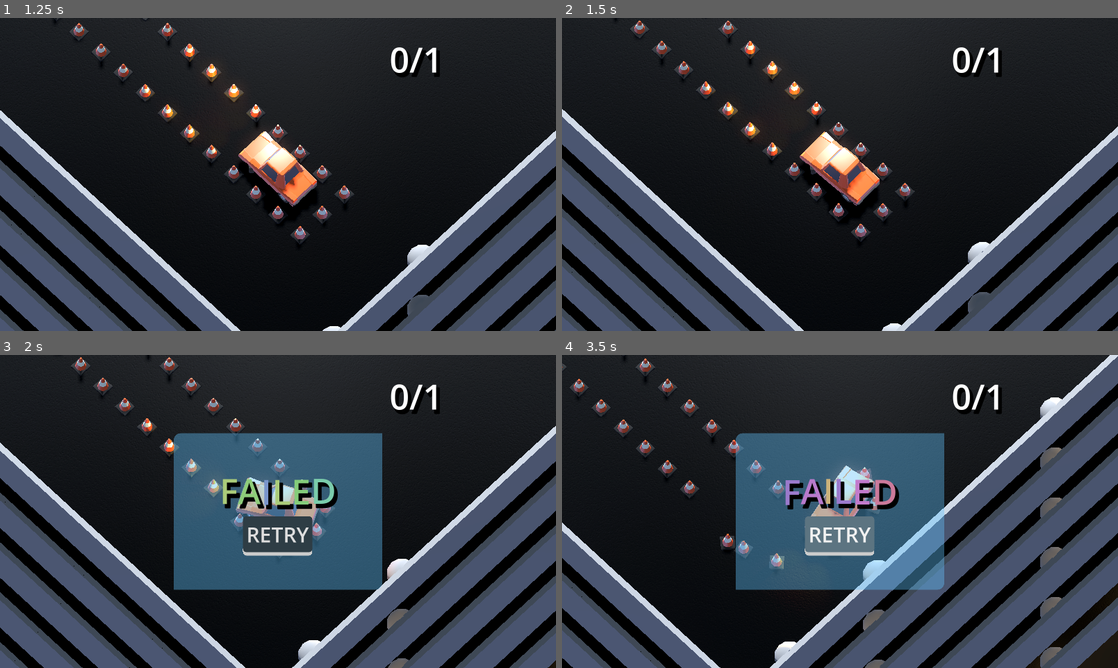
Above: before the commit, frames 1-4 (two rows, left to right).
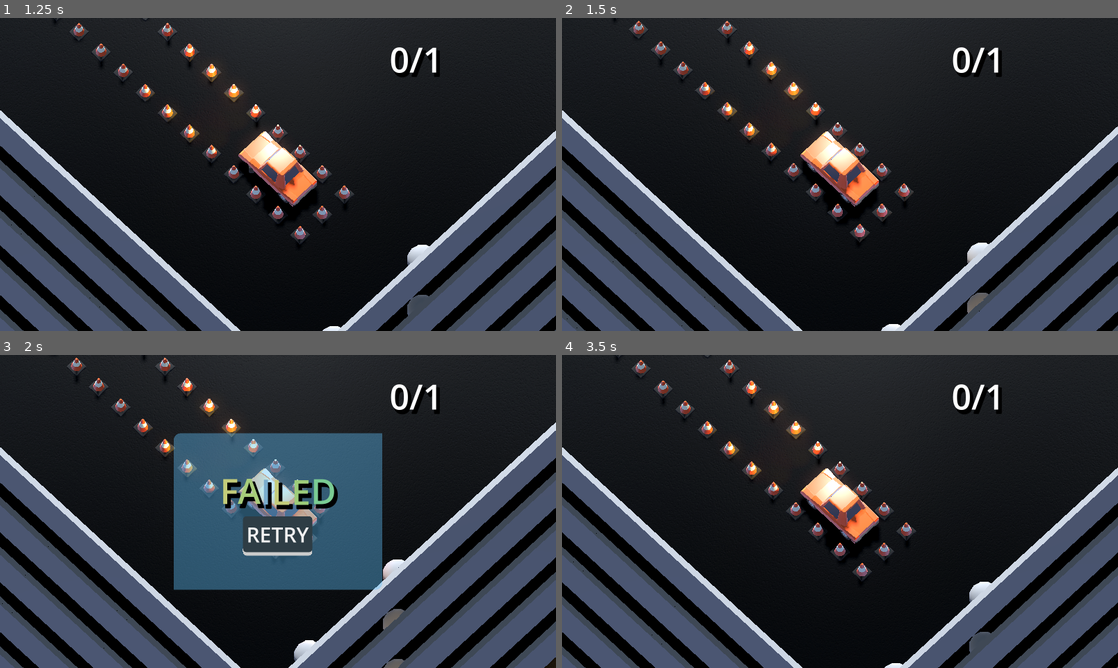
Above: after the commit, the same moments.

Repository: TomMurray/ValetV2
Game: Godot game, scene res://scenes/world1/level1.tscn
Same seed, same stepped clock (60 frames per second), same inputs: the game is played once before the commit and once after it.
Inputs (mouse positions are in pixels of both pictures, inside the frame that each line leads up to):
- Up to frame 1 (1.25 s): tap Enter at 0.5 s; hold Right (steer_right) from 0.53 s (still down)
- Up to frame 2 (1.5 s): tap R (restart) at 1.25 s; release Right (steer_right) at 1.28 s; hold Down (brake_reverse) from 1.28 s (still down)
- Up to frame 3 (2 s): keep holding Down (brake_reverse)
- Up to frame 4 (3.5 s): release Down (brake_reverse) at 2 s; click "RETRY" at 2 s; click (840, 536) at 2.75 s, where only the run before the commit has a clickable "RETRY"

Frame 1 is identical in both runs. In frame 2, 3.3% of the frame differs, in the area x 0-100%, y 0-100%; in frame 3, 12%; in frame 4, 58%.
Error before the commit: Assertion failed: Unexpected thread load status 2 (res://scripts/autoloads/scene_manager.gd:34)

Commit message:
Complete level 3

Diff:
--- a/scenes/ui/end_game_panel.tscn
+++ b/scenes/ui/end_game_panel.tscn
@@ -77,7 +77,7 @@
 visible = false
 layout_mode = 2
 theme = ExtResource("1_xgatg")
-text = "NEXT LEVEL
+text = "CONTINUE
 "
 script = ExtResource("3_j4vdx")
 
--- a/scenes/world1/level1.tscn
+++ b/scenes/world1/level1.tscn
@@ -8,7 +8,7 @@
 [ext_resource type="PackedScene" uid="uid://dem0tl0qj4t03" path="res://scenes/prefabs/player_camera.tscn" id="5_qo5kx"]
 [ext_resource type="PackedScene" uid="uid://10k7nln8wxq3" path="res://scenes/world1/prefabs/car.tscn" id="6_i67kl"]
 [ext_resource type="PackedScene" uid="uid://dlcl4g8eeahy7" path="res://scenes/props/traffic_cone.tscn" id="7_su7px"]
-[ext_resource type="PackedScene" uid="uid://btsndqkxonpfh" path="res://scenes/props/parking_area.tscn" id="8_ardjn"]
+[ext_resource type="PackedScene" uid="uid://b4mgfyr48tc6j" path="res://scenes/world1/prefabs/parking_area.tscn" id="9_3huec"]
 [ext_resource type="PackedScene" uid="uid://bic24jaw72fqn" path="res://scenes/components/level_port.tscn" id="9_qgyyq"]
 [ext_resource type="PackedScene" uid="uid://dtflnmjrhol7k" path="res://scenes/components/level_restart.tscn" id="10_avfj7"]
 [ext_resource type="PackedScene" uid="uid://1aps6snaxwys" path="res://scenes/world1/level_chunks/multistorey.tscn" id="11_77f65"]
@@ -212,7 +212,7 @@
 transform = Transform3D(1, 0, 0, 0, 1, 0, 0, 0, 1, 6, 0.5, 9)
 level_logic = NodePath("../../level_logic")
 
-[node name="parking_area" parent="." instance=ExtResource("8_ardjn")]
+[node name="parking_area" parent="." instance=ExtResource("9_3huec")]
 transform = Transform3D(1.3, 0, 0, 0, 1.3, 0, 0, 0, 2.64, 5, 0.51, 7)
 
 [node name="next_level_port" parent="." instance=ExtResource("9_qgyyq")]
@@ -221,7 +221,7 @@
 [node name="level_restart" parent="." instance=ExtResource("10_avfj7")]
 
 [node name="level_port" parent="level_restart" index="0"]
-target_level = "res://scenes/levels/level1.tscn"
+target_level = "res://scenes/world1/level1.tscn"
 
 [node name="level_base" parent="." instance=ExtResource("11_77f65")]
 
--- a/scenes/world1/level2.tscn
+++ b/scenes/world1/level2.tscn
@@ -9,8 +9,9 @@
 [ext_resource type="PackedScene" uid="uid://10k7nln8wxq3" path="res://scenes/world1/prefabs/car.tscn" id="6_etx7j"]
 [ext_resource type="PackedScene" uid="uid://dlcl4g8eeahy7" path="res://scenes/props/traffic_cone.tscn" id="7_bu7q3"]
 [ext_resource type="PackedScene" uid="uid://1aps6snaxwys" path="res://scenes/world1/level_chunks/multistorey.tscn" id="8_w2xjh"]
-[ext_resource type="PackedScene" uid="uid://btsndqkxonpfh" path="res://scenes/props/parking_area.tscn" id="9_gwuks"]
 [ext_resource type="PackedScene" uid="uid://dtflnmjrhol7k" path="res://scenes/components/level_restart.tscn" id="10_acace"]
+[ext_resource type="PackedScene" uid="uid://b4mgfyr48tc6j" path="res://scenes/world1/prefabs/parking_area.tscn" id="10_xtaqu"]
+[ext_resource type="PackedScene" uid="uid://bic24jaw72fqn" path="res://scenes/components/level_port.tscn" id="11_r2i3c"]
 
 [sub_resource type="Resource" id="Resource_yka7k"]
 script = ExtResource("4_6er1i")
@@ -27,8 +28,9 @@
 [node name="obstacles_counter" parent="ui/obstacles_counter_container" index="0" node_paths=PackedStringArray("level_logic")]
 level_logic = NodePath("../../../level_logic")
 
-[node name="end_game_panel" parent="ui" node_paths=PackedStringArray("level_logic", "curr_level_port") instance=ExtResource("2_eumk5")]
-level_logic = NodePath("../../level_logic")
+[node name="end_game_panel" parent="ui" node_paths=PackedStringArray("level_logic", "next_level_port", "curr_level_port") instance=ExtResource("2_eumk5")]
+level_logic = NodePath("../../level_logic")
+next_level_port = NodePath("../../next_level_port")
 curr_level_port = NodePath("../../level_restart/level_port")
 
 [node name="level_logic" type="Node" parent="."]
@@ -204,8 +206,11 @@
 
 [node name="level_base" parent="." instance=ExtResource("8_w2xjh")]
 
-[node name="parking_area" parent="." instance=ExtResource("9_gwuks")]
-transform = Transform3D(-5.68248e-08, 0, 2.64, 0, 1.3, 0, -1.3, 0, -1.15398e-07, 1.7316, 0.51, 1)
+[node name="parking_area" parent="." instance=ExtResource("10_xtaqu")]
+transform = Transform3D(-5.68248e-08, 0, 2.64, 0, 1.3, 0, -1.3, 0, -1.15398e-07, 1.75, 0.51, 1)
+
+[node name="next_level_port" parent="." instance=ExtResource("11_r2i3c")]
+target_level = "res://scenes/world1/level3.tscn"
 
 [node name="level_restart" parent="." instance=ExtResource("10_acace")]
 
--- a/scenes/world1/level3.tscn
+++ b/scenes/world1/level3.tscn
@@ -8,6 +8,8 @@
 [ext_resource type="Script" path="res://scripts/level/level_objective.gd" id="3_irjo4"]
 [ext_resource type="PackedScene" uid="uid://dtflnmjrhol7k" path="res://scenes/components/level_restart.tscn" id="4_l7flp"]
 [ext_resource type="PackedScene" uid="uid://1aps6snaxwys" path="res://scenes/world1/level_chunks/multistorey.tscn" id="5_huxc5"]
+[ext_resource type="PackedScene" uid="uid://b4mgfyr48tc6j" path="res://scenes/world1/prefabs/parking_area.tscn" id="8_gwpxh"]
+[ext_resource type="PackedScene" uid="uid://dlcl4g8eeahy7" path="res://scenes/props/traffic_cone.tscn" id="9_f472o"]
 
 [sub_resource type="Resource" id="Resource_wrdc5"]
 script = ExtResource("3_irjo4")
@@ -19,19 +21,20 @@
 
 [node name="ui" type="CanvasLayer" parent="."]
 
-[node name="end_game_panel" parent="ui" node_paths=PackedStringArray("level_logic") instance=ExtResource("1_3e3kj")]
+[node name="end_game_panel" parent="ui" node_paths=PackedStringArray("level_logic", "curr_level_port") instance=ExtResource("1_3e3kj")]
 offset_left = -300.0
 offset_top = -225.0
 offset_right = 300.0
 offset_bottom = 225.0
 level_logic = NodePath("../../level_logic")
+curr_level_port = NodePath("../../level_restart/level_port")
 
 [node name="player_camera" parent="." node_paths=PackedStringArray("target") instance=ExtResource("3_bgcim")]
-transform = Transform3D(-0.707107, 0, -0.707107, 0, 1, 0, 0.707107, 0, -0.707107, 0, 0.5, 0)
+transform = Transform3D(-0.707107, 0, -0.707107, 0, 1, 0, 0.707107, 0, -0.707107, -5, 0.5, 6)
 target = NodePath("../car")
 
 [node name="car" parent="." instance=ExtResource("3_5h6tu")]
-transform = Transform3D(1, 0, 0, 0, 1, 0, 0, 0, 1, 0, 0.5, 0)
+transform = Transform3D(1, 0, 0, 0, 1, 0, 0, 0, 1, -5, 0.5, 6)
 
 [node name="level_logic" type="Node" parent="."]
 script = ExtResource("2_43xgr")
@@ -42,8 +45,6 @@
 [node name="level_port" parent="level_restart" index="0"]
 target_level = "res://scenes/world1/level3.tscn"
 
-[node name="level_base" parent="." instance=ExtResource("5_huxc5")]
-
 [node name="DirectionalLight3D" type="DirectionalLight3D" parent="."]
 transform = Transform3D(0.707107, 0.5, -0.5, 0, 0.707107, 0.707107, 0.707107, -0.5, 0.5, -7, 5.85145, 6.04361)
 light_energy = 1.323
@@ -51,4 +52,137 @@
 shadow_enabled = true
 shadow_blur = 0.6
 
+[node name="parking_area" parent="." instance=ExtResource("8_gwpxh")]
+transform = Transform3D(1.70474e-07, 0, 2.64, 0, 1.3, 0, -1.3, 0, 3.46194e-07, -1.75, 0.51, 1)
+
+[node name="obstacles" type="Node3D" parent="."]
+
+[node name="traffic_cone" parent="obstacles" node_paths=PackedStringArray("level_logic") instance=ExtResource("9_f472o")]
+transform = Transform3D(1, 0, 0, 0, 1, 0, 0, 0, 1, -7, 0.5, 8)
+level_logic = NodePath("../../level_logic")
+
+[node name="traffic_cone2" parent="obstacles" node_paths=PackedStringArray("level_logic") instance=ExtResource("9_f472o")]
+transform = Transform3D(1, 0, 0, 0, 1, 0, 0, 0, 1, -5, 0.5, 8)
+level_logic = NodePath("../../level_logic")
+
+[node name="traffic_cone3" parent="obstacles" node_paths=PackedStringArray("level_logic") instance=ExtResource("9_f472o")]
+transform = Transform3D(1, 0, 0, 0, 1, 0, 0, 0, 1, -3, 0.5, 8)
+level_logic = NodePath("../../level_logic")
+
+[node name="traffic_cone4" parent="obstacles" node_paths=PackedStringArray("level_logic") instance=ExtResource("9_f472o")]
+transform = Transform3D(1, 0, 0, 0, 1, 0, 0, 0, 1, -3, 0.5, 7)
+level_logic = NodePath("../../level_logic")
+
+[node name="traffic_cone5" parent="obstacles" node_paths=PackedStringArray("level_logic") instance=ExtResource("9_f472o")]
+transform = Transform3D(0.999972, 0, -0.00753975, 0, 1, 0, 0.00753975, 0, 0.999972, -3.00377, 0.5, 5.98841)
+level_logic = NodePath("../../level_logic")
+
+[node name="traffic_cone6" parent="obstacles" node_paths=PackedStringArray("level_logic") instance=ExtResource("9_f472o")]
+transform = Transform3D(0.999972, 0, -0.00753975, 0, 1, 0, 0.00753975, 0, 0.999972, -3.99623, 0.5, 7.98843)
+level_logic = NodePath("../../level_logic")
+
+[node name="traffic_cone7" parent="obstacles" node_paths=PackedStringArray("level_logic") instance=ExtResource("9_f472o")]
+transform = Transform3D(1, 0, 0, 0, 1, 0, 0, 0, 1, -7, 0.5, 7)
+level_logic = NodePath("../../level_logic")
+
+[node name="traffic_cone8" parent="obstacles" node_paths=PackedStringArray("level_logic") instance=ExtResource("9_f472o")]
+transform = Transform3D(0.999972, 0, -0.00753975, 0, 1, 0, 0.00753975, 0, 0.999972, -7.00377, 0.5, 5.98841)
+level_logic = NodePath("../../level_logic")
+
+[node name="traffic_cone9" parent="obstacles" node_paths=PackedStringArray("level_logic") instance=ExtResource("9_f472o")]
+transform = Transform3D(0.999972, 0, -0.00753975, 0, 1, 0, 0.00753975, 0, 0.999972, -5.99623, 0.5, 7.98843)
+level_logic = NodePath("../../level_logic")
+
+[node name="traffic_cone10" parent="obstacles" node_paths=PackedStringArray("level_logic") instance=ExtResource("9_f472o")]
+transform = Transform3D(0.999972, 0, -0.00753975, 0, 1, 0, 0.00753975, 0, 0.999972, -6.99623, 0.5, 4.98843)
+level_logic = NodePath("../../level_logic")
+
+[node name="traffic_cone11" parent="obstacles" node_paths=PackedStringArray("level_logic") instance=ExtResource("9_f472o")]
+transform = Transform3D(0.999972, 0, -0.00753975, 0, 1, 0, 0.00753975, 0, 0.999972, -6.99623, 0.5, 3.98843)
+level_logic = NodePath("../../level_logic")
+
+[node name="traffic_cone12" parent="obstacles" node_paths=PackedStringArray("level_logic") instance=ExtResource("9_f472o")]
+transform = Transform3D(0.999972, 0, -0.00753975, 0, 1, 0, 0.00753975, 0, 0.999972, -6.99623, 0.5, 2.98843)
+level_logic = NodePath("../../level_logic")
+
+[node name="traffic_cone13" parent="obstacles" node_paths=PackedStringArray("level_logic") instance=ExtResource("9_f472o")]
+transform = Transform3D(0.999972, 0, -0.00753975, 0, 1, 0, 0.00753975, 0, 0.999972, -6.99623, 0.5, 1.98843)
+level_logic = NodePath("../../level_logic")
+
+[node name="traffic_cone14" parent="obstacles" node_paths=PackedStringArray("level_logic") instance=ExtResource("9_f472o")]
+transform = Transform3D(0.999972, 0, -0.00753975, 0, 1, 0, 0.00753975, 0, 0.999972, -6.99623, 0.5, 1.98843)
+level_logic = NodePath("../../level_logic")
+
+[node name="traffic_cone15" parent="obstacles" node_paths=PackedStringArray("level_logic") instance=ExtResource("9_f472o")]
+transform = Transform3D(0.999972, 0, -0.00753975, 0, 1, 0, 0.00753975, 0, 0.999972, -6.99623, 0.5, 0.988434)
+level_logic = NodePath("../../level_logic")
+
+[node name="traffic_cone16" parent="obstacles" node_paths=PackedStringArray("level_logic") instance=ExtResource("9_f472o")]
+transform = Transform3D(0.999972, 0, -0.00753975, 0, 1, 0, 0.00753975, 0, 0.999972, -6.99623, 0.5, -0.0115657)
+level_logic = NodePath("../../level_logic")
+
+[node name="traffic_cone17" parent="obstacles" node_paths=PackedStringArray("level_logic") instance=ExtResource("9_f472o")]
+transform = Transform3D(0.999972, 0, -0.00753975, 0, 1, 0, 0.00753975, 0, 0.999972, -5.99623, 0.5, -0.0115657)
+level_logic = NodePath("../../level_logic")
+
+[node name="traffic_cone18" parent="obstacles" node_paths=PackedStringArray("level_logic") instance=ExtResource("9_f472o")]
+transform = Transform3D(0.999972, 0, -0.00753975, 0, 1, 0, 0.00753975, 0, 0.999972, -4.99623, 0.5, -0.0115657)
+level_logic = NodePath("../../level_logic")
+
+[node name="traffic_cone19" parent="obstacles" node_paths=PackedStringArray("level_logic") instance=ExtResource("9_f472o")]
+transform = Transform3D(0.999972, 0, -0.00753975, 0, 1, 0, 0.00753975, 0, 0.999972, -3.99623, 0.5, -0.0115657)
+level_logic = NodePath("../../level_logic")
+
+[node name="traffic_cone20" parent="obstacles" node_paths=PackedStringArray("level_logic") instance=ExtResource("9_f472o")]
+transform = Transform3D(0.999972, 0, -0.00753975, 0, 1, 0, 0.00753975, 0, 0.999972, -2.99623, 0.5, -0.0115657)
+level_logic = NodePath("../../level_logic")
+
+[node name="traffic_cone21" parent="obstacles" node_paths=PackedStringArray("level_logic") instance=ExtResource("9_f472o")]
+transform = Transform3D(0.999972, 0, -0.00753975, 0, 1, 0, 0.00753975, 0, 0.999972, -1.99623, 0.5, -0.0115657)
+level_logic = NodePath("../../level_logic")
+
+[node name="traffic_cone22" parent="obstacles" node_paths=PackedStringArray("level_logic") instance=ExtResource("9_f472o")]
+transform = Transform3D(0.999972, 0, -0.00753975, 0, 1, 0, 0.00753975, 0, 0.999972, -0.99623, 0.5, -0.0115657)
+level_logic = NodePath("../../level_logic")
+
+[node name="traffic_cone23" parent="obstacles" node_paths=PackedStringArray("level_logic") instance=ExtResource("9_f472o")]
+transform = Transform3D(0.999972, 0, -0.00753975, 0, 1, 0, 0.00753975, 0, 0.999972, 0.00376987, 0.5, -0.0115657)
+level_logic = NodePath("../../level_logic")
+
+[node name="traffic_cone24" parent="obstacles" node_paths=PackedStringArray("level_logic") instance=ExtResource("9_f472o")]
+transform = Transform3D(0.999972, 0, -0.00753975, 0, 1, 0, 0.00753975, 0, 0.999972, 0.00376987, 0.5, 0.988434)
+level_logic = NodePath("../../level_logic")
+
+[node name="traffic_cone25" parent="obstacles" node_paths=PackedStringArray("level_logic") instance=ExtResource("9_f472o")]
+transform = Transform3D(0.999972, 0, -0.00753975, 0, 1, 0, 0.00753975, 0, 0.999972, 0.00376987, 0.5, 1.98843)
+level_logic = NodePath("../../level_logic")
+
+[node name="traffic_cone26" parent="obstacles" node_paths=PackedStringArray("level_logic") instance=ExtResource("9_f472o")]
+transform = Transform3D(0.999972, 0, -0.00753975, 0, 1, 0, 0.00753975, 0, 0.999972, -0.99623, 0.5, 1.98843)
+level_logic = NodePath("../../level_logic")
+
+[node name="traffic_cone27" parent="obstacles" node_paths=PackedStringArray("level_logic") instance=ExtResource("9_f472o")]
+transform = Transform3D(0.999972, 0, -0.00753975, 0, 1, 0, 0.00753975, 0, 0.999972, -1.99623, 0.5, 1.98843)
+level_logic = NodePath("../../level_logic")
+
+[node name="traffic_cone28" parent="obstacles" node_paths=PackedStringArray("level_logic") instance=ExtResource("9_f472o")]
+transform = Transform3D(0.999972, 0, -0.00753975, 0, 1, 0, 0.00753975, 0, 0.999972, -2.99623, 0.5, 1.98843)
+level_logic = NodePath("../../level_logic")
+
+[node name="traffic_cone29" parent="obstacles" node_paths=PackedStringArray("level_logic") instance=ExtResource("9_f472o")]
+transform = Transform3D(0.999972, 0, -0.00753975, 0, 1, 0, 0.00753975, 0, 0.999972, -2.99623, 0.5, 2.98843)
+level_logic = NodePath("../../level_logic")
+
+[node name="traffic_cone30" parent="obstacles" node_paths=PackedStringArray("level_logic") instance=ExtResource("9_f472o")]
+transform = Transform3D(0.999972, 0, -0.00753975, 0, 1, 0, 0.00753975, 0, 0.999972, -2.99623, 0.5, 3.98843)
+level_logic = NodePath("../../level_logic")
+
+[node name="traffic_cone31" parent="obstacles" node_paths=PackedStringArray("level_logic") instance=ExtResource("9_f472o")]
+transform = Transform3D(0.999972, 0, -0.00753975, 0, 1, 0, 0.00753975, 0, 0.999972, -2.99623, 0.5, 4.98843)
+level_logic = NodePath("../../level_logic")
+
+[node name="level_base" parent="." instance=ExtResource("5_huxc5")]
+
+[connection signal="parked" from="parking_area" to="level_logic" method="on_parked"]
+
 [editable path="level_restart"]
--- /dev/null
+++ b/scenes/world1/prefabs/parking_area.tscn
@@ -0,0 +1,6 @@
+[gd_scene load_steps=2 format=3 uid="uid://b4mgfyr48tc6j"]
+
+[ext_resource type="PackedScene" uid="uid://btsndqkxonpfh" path="res://scenes/props/parking_area.tscn" id="1_3vuoq"]
+
+[node name="parking_area" instance=ExtResource("1_3vuoq")]
+transform = Transform3D(1.3, 0, 0, 0, 1.3, 0, 0, 0, 2.64, 0, 0, 0)
--- a/scripts/ui/end_game_panel.gd
+++ b/scripts/ui/end_game_panel.gd
@@ -37,12 +37,13 @@
 func _on_level_logic_complete(success):
 	# Configure some elements to show or not depending on the outcome
 	if success:
-		var to_show := [%success_text]
 		for c in [%success_text, %next_level_button]:
 			c.show()
+		%next_level_button.grab_focus()
 	else:
 		for c in [%failure_text, %retry_level_button]:
 			c.show()
+		%retry_level_button.grab_focus()
 
 	# Show the panel
 	show()
Not shown: 1 places in scenes/world1/level2.tscn that only renumber resources
Not shown: 1 places in scenes/world1/level3.tscn that only renumber resources
